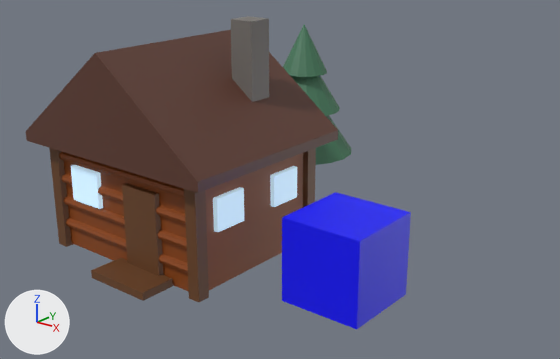
The Blender file docs/phase1_demo.blend: old version first, new version second.
Both versions are drawn from a camera (50 mm lens) standing at (6.85, -6.53, 4.14) and looking at (1.05, 0.65, 0.91). The lights are fixed; the arrows at lower left show +X, +Y and +Z. The picture after the commit comes second.

Objects in the first picture: 'cabin_1', 'cube_1', 'tree_1'.
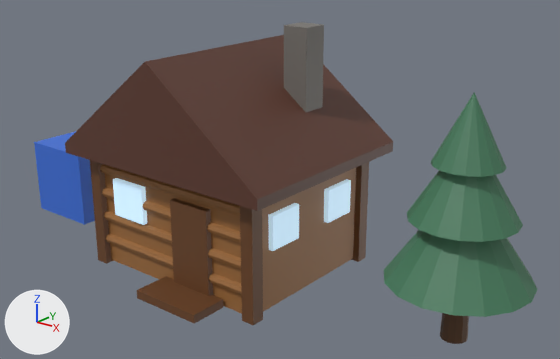
What the commit changed:
Material 'td_cube_1' (mat_td_cube_1) changes colour from blue #0000ff to blue #3b6fd9; in linear values from (0.0, 0.0, 1.0) to (0.0437, 0.159, 0.694).
Object 'cabin_1' (ob_cabin_1) moves from (0.0, 0.0, 0.0) to (0.8, 0.0, 0.0).
Object 'cube_1' (ob_cube_1) moves from (2.5, 0.0, 0.0) to (-2.0, 0.0, 0.0).
Object 'tree_1' (ob_tree_1) moves from (0.0, 2.5, 0.0) to (3.85, 0.0, 0.0).

Pixel boxes (x1, y1, x2, y2) of what changed, in the pictures (560 x 359 px):
'cabin_1', moved: before (26, 16, 338, 302); after (65, 22, 393, 325)
'tree_1', moved: before (283, 25, 351, 165); after (383, 92, 538, 344)
'cube_1', recoloured, moved: before (282, 192, 411, 329); after (34, 132, 95, 225)
